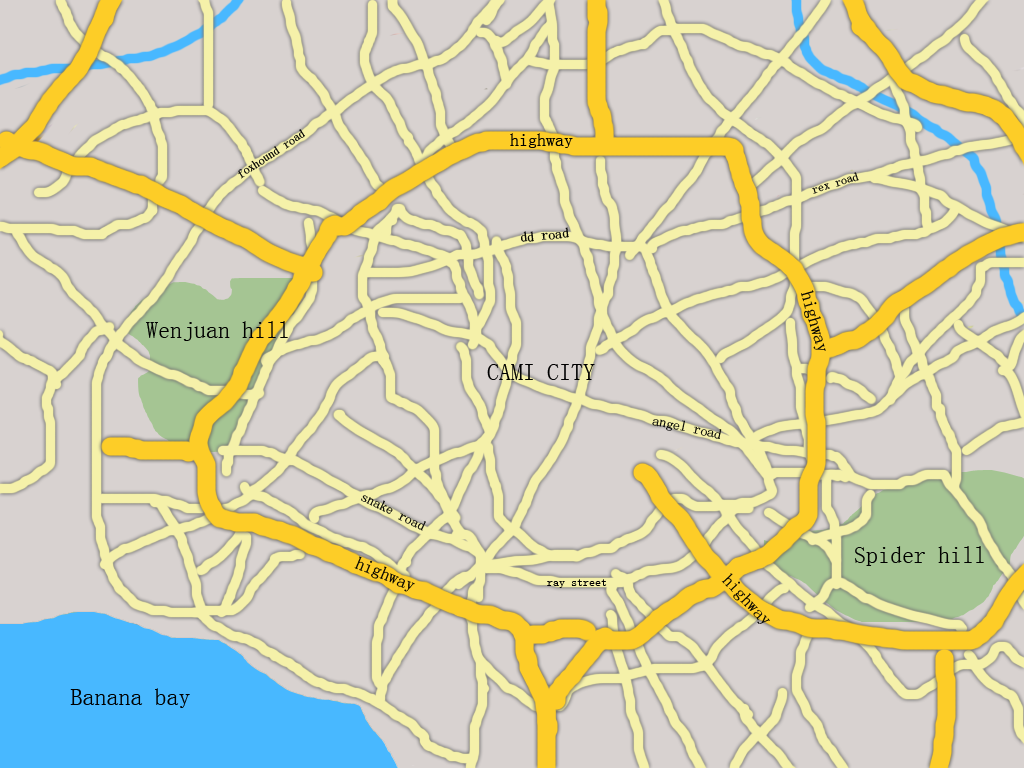
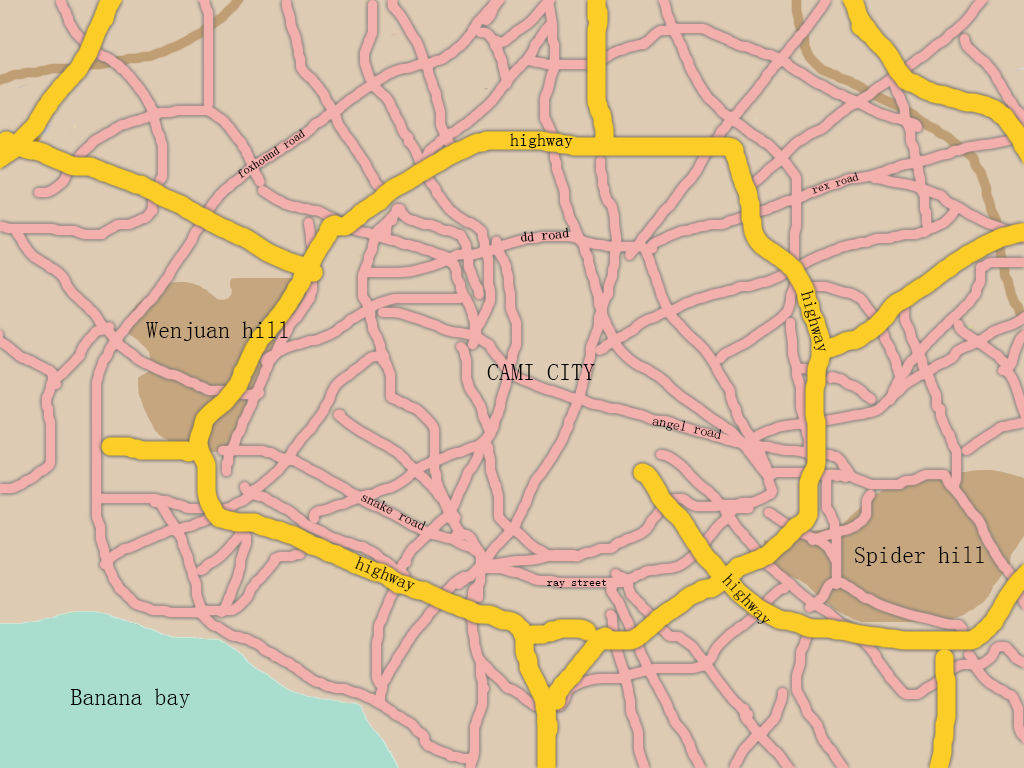
Two versions of the same layered image (1024 × 768). Layer-by-layer changes:
painted on "公路" over [0, 0, 1024, 768]
painted on "陆地" over [0, 0, 1024, 768]
